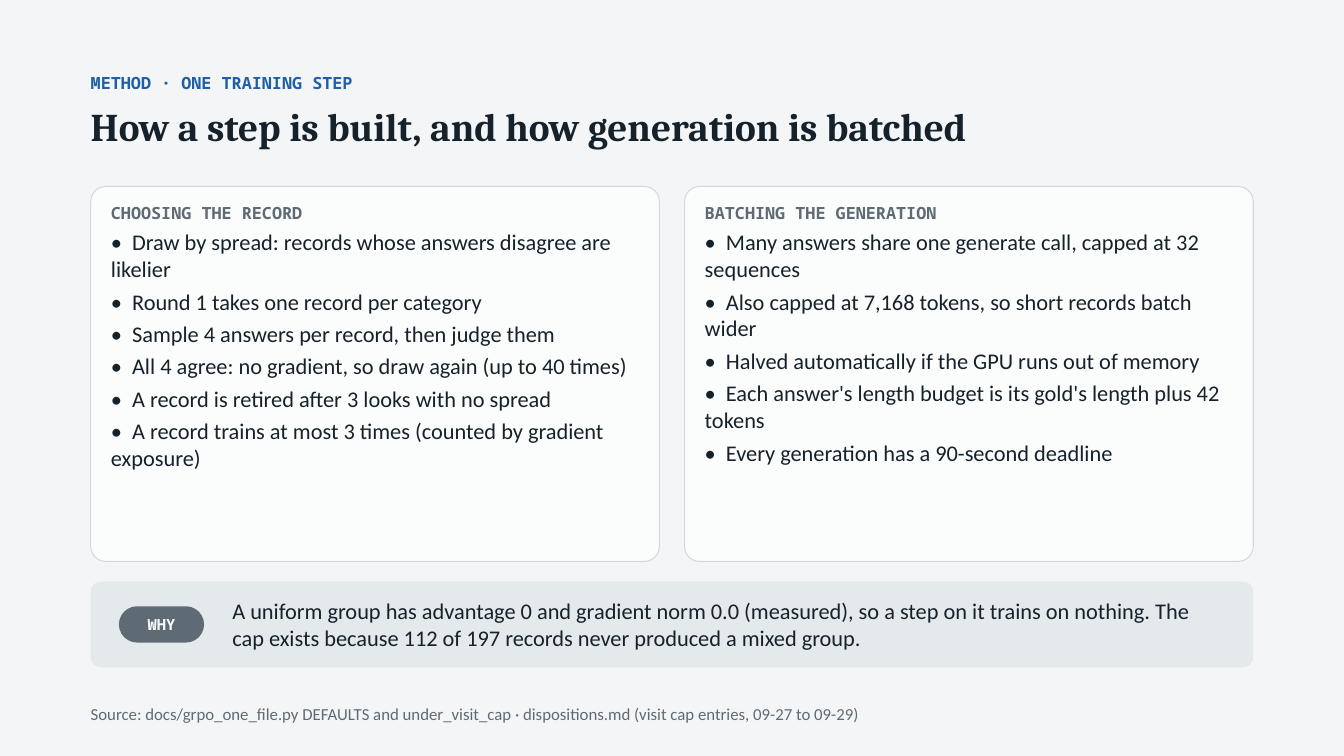
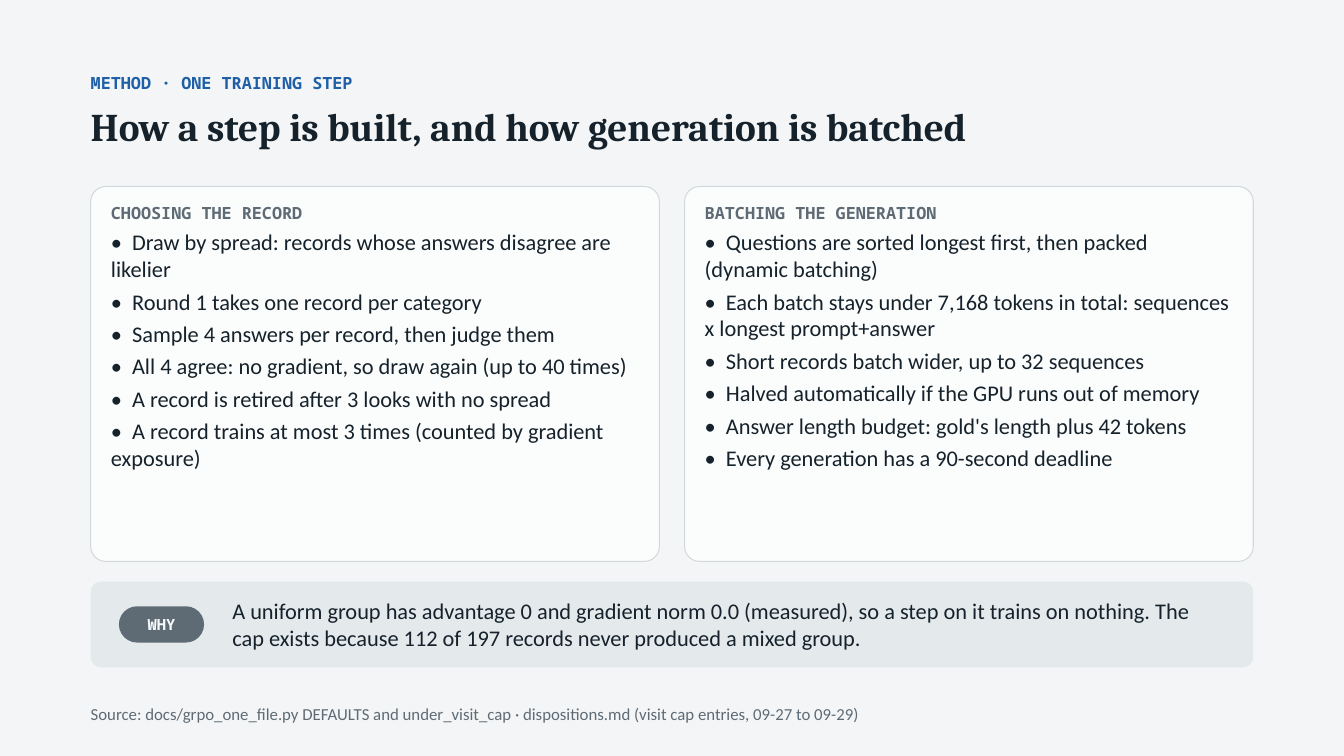
Before and after one commit to thistleknot/rl_v2_share, a slide deck: slide 6 of docs/RL_V2_rl.pptx. Drawn at 1344x756 pixels with LibreOffice and Linux fonts; fonts in the diff are those of the drawing. Boxes give left, top, right and bottom in pixels: in the first picture for what was removed or moved away, otherwise in the second. Text is boxed around its words. In the diff, an @@ line names an element or a change of style, - is before the commit and + after.

```diff
--- a/docs/RL_V2_rl.pptx
+++ b/docs/RL_V2_rl.pptx
@@ text at bbox=[705, 234, 1229, 373]: text changed @@
-• Many answers share one generate call, capped at 32 sequences
-• Also capped at 7,168 tokens, so short records batch wider
+• Questions are sorted longest first, then packed (dynamic batching)
+• Each batch stays under 7,168 tokens in total: sequences x longest prompt+answer
+• Short records batch wider, up to 32 sequences
@@ text at bbox=[726, 418, 1186, 438]: text changed @@
-• Each answer's length budget is its gold's length plus 42 tokens
+• Answer length budget: gold's length plus 42 tokens
```
